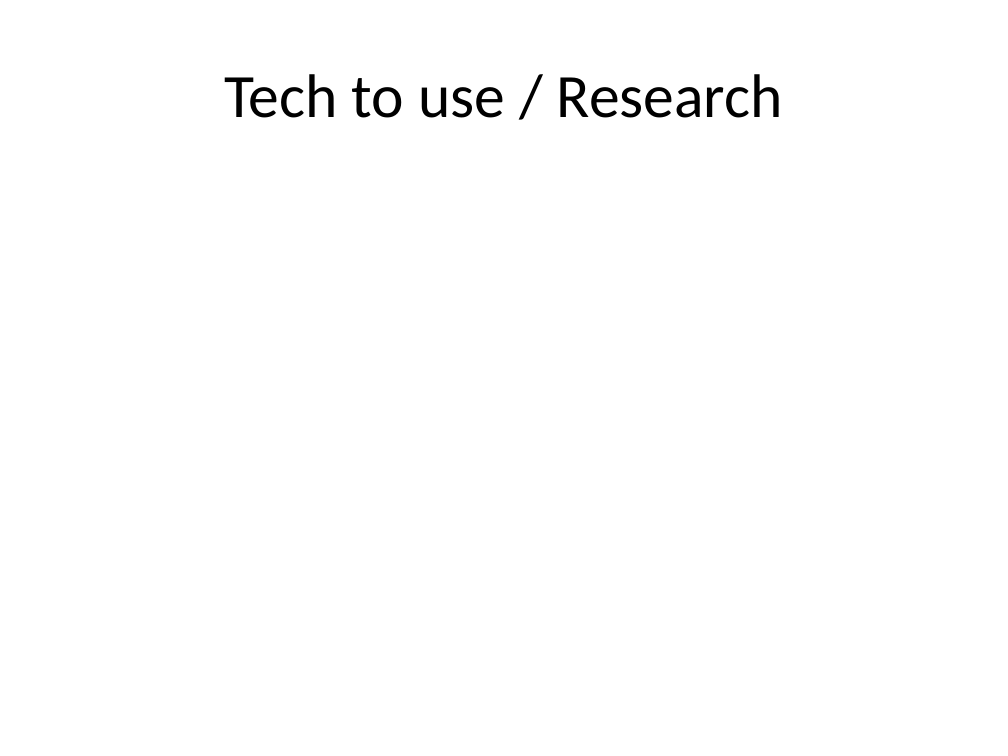
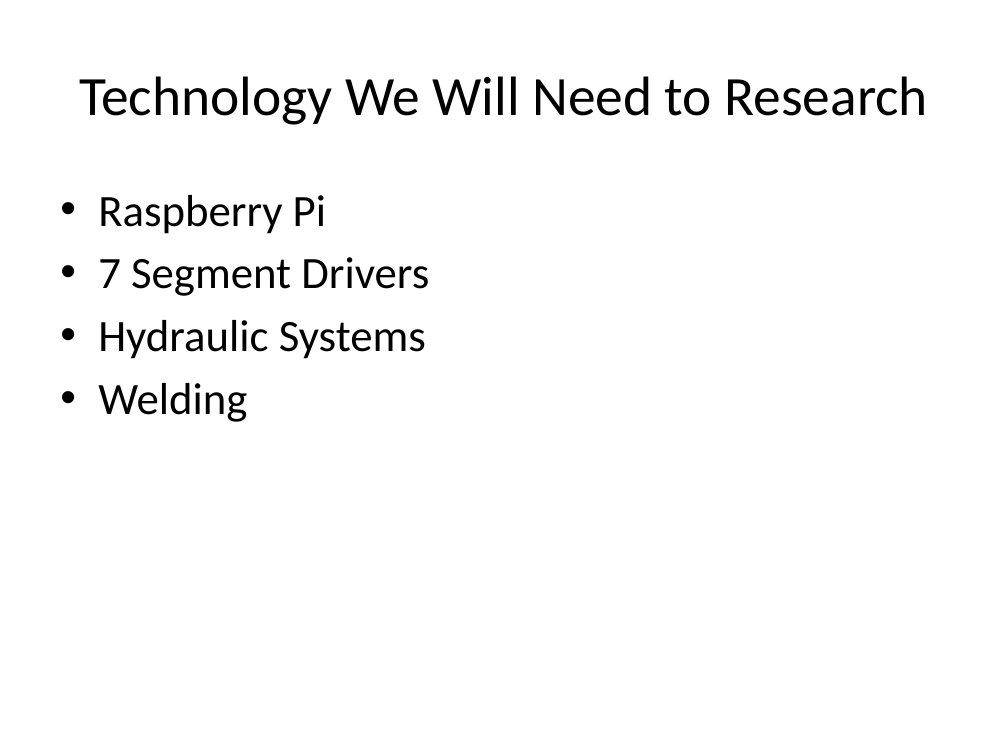
Before and after one commit to TheBengineer/Bridge-Tester, a slide deck: slide 5 of Presentations/November 6, 2013/Competition Bridge Tester.pptx. Drawn at 1008x756 pixels with LibreOffice and Linux fonts; fonts in the diff are those of the drawing. Boxes give left, top, right and bottom in pixels: in the first picture for what was removed or moved away, otherwise in the second. Text is boxed around its words. In the diff, an @@ line names an element or a change of style, - is before the commit and + after.

Commit message:
Added the latest Version of the powerpoint.

```diff
--- a/Presentations/November 6, 2013/Competition Bridge Tester.pptx
+++ b/Presentations/November 6, 2013/Competition Bridge Tester.pptx
@@ title at bbox=[79, 76, 928, 125]: text changed; size 44 to 39.6 pt @@
-Tech to use / Research
+Technology We Will Need to Research
@@ text added at bbox=[98, 195, 429, 422], 32 pt, text #000000 @@
+• Raspberry Pi
+• 7 Segment Drivers
+• Hydraulic Systems
+• Welding
```
Also in this commit, not shown: 5 other slides changed.
